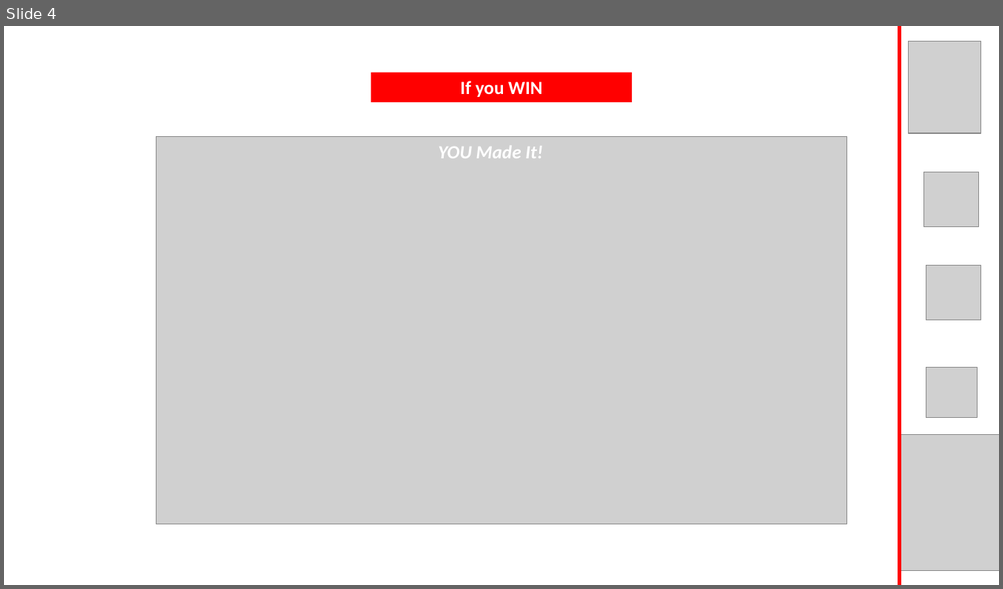
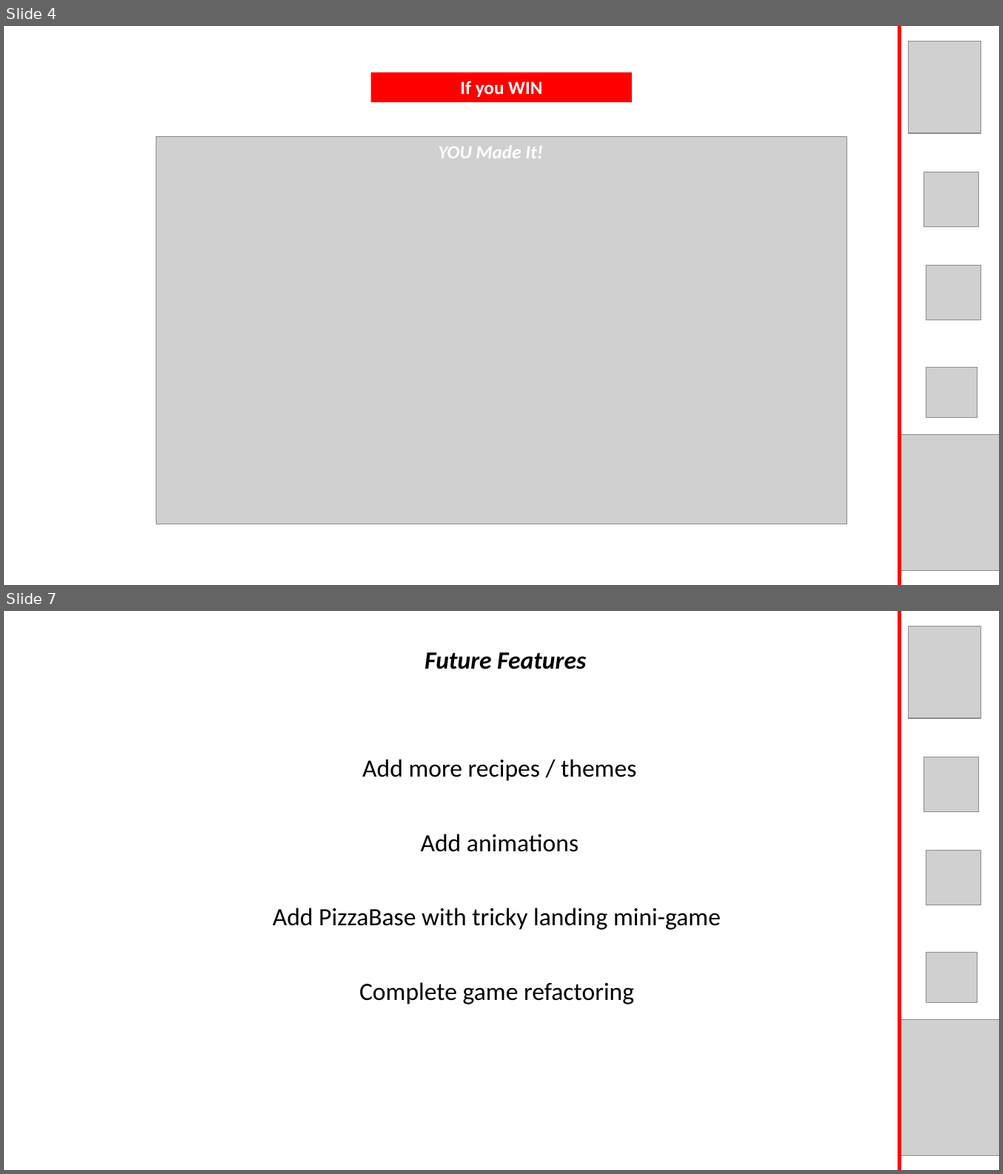
Before and after one commit to dimitrijd-iron/star-pizzas, a slide deck: doc/StarPizzasPres.pptx. Shown one above the other, each under a label of ours: slide 4 before the commit, slides 4 and 7 after it; the slides between them are not shown. The pictures are 1003x589 and 1003x1174 pixels, drawn with LibreOffice and Linux fonts; fonts in the diff are those of the drawing; grey boxes stand for pictures. Boxes give left, top, right and bottom in pixels: in the first picture for what was removed or moved away, otherwise in the second. Text is boxed around its words. In the diff, an @@ line names an element or a change of style, - is before the commit and + after.

```diff
--- a/doc/StarPizzasPres.pptx
+++ b/doc/StarPizzasPres.pptx
@@ slide 7 added at box(4, 611, 999, 1170), background #FFFFFF @@
@@ line added from (899, 611) to (899, 1170), #FF0000 3 pt @@
@@ picture added at box(908, 626, 981, 718) @@
@@ text added at box(424, 652, 586, 669), 24 pt, text #000000, bold, italic @@
+Future Features
@@ subtitle added at box(273, 759, 720, 1005), 24 pt, text #000000 @@
+Add more recipes / themes
+Add animations
+Add PizzaBase with tricky landing mini-game
+Complete game refactoring
@@ picture added at box(924, 758, 979, 812) @@
@@ picture added at box(926, 851, 981, 905) @@
@@ picture added at box(926, 953, 977, 1003) @@
@@ picture added at box(899, 1020, 999, 1156) @@
```
Also in this commit, not shown: 3 other slides added, 1 other file.
